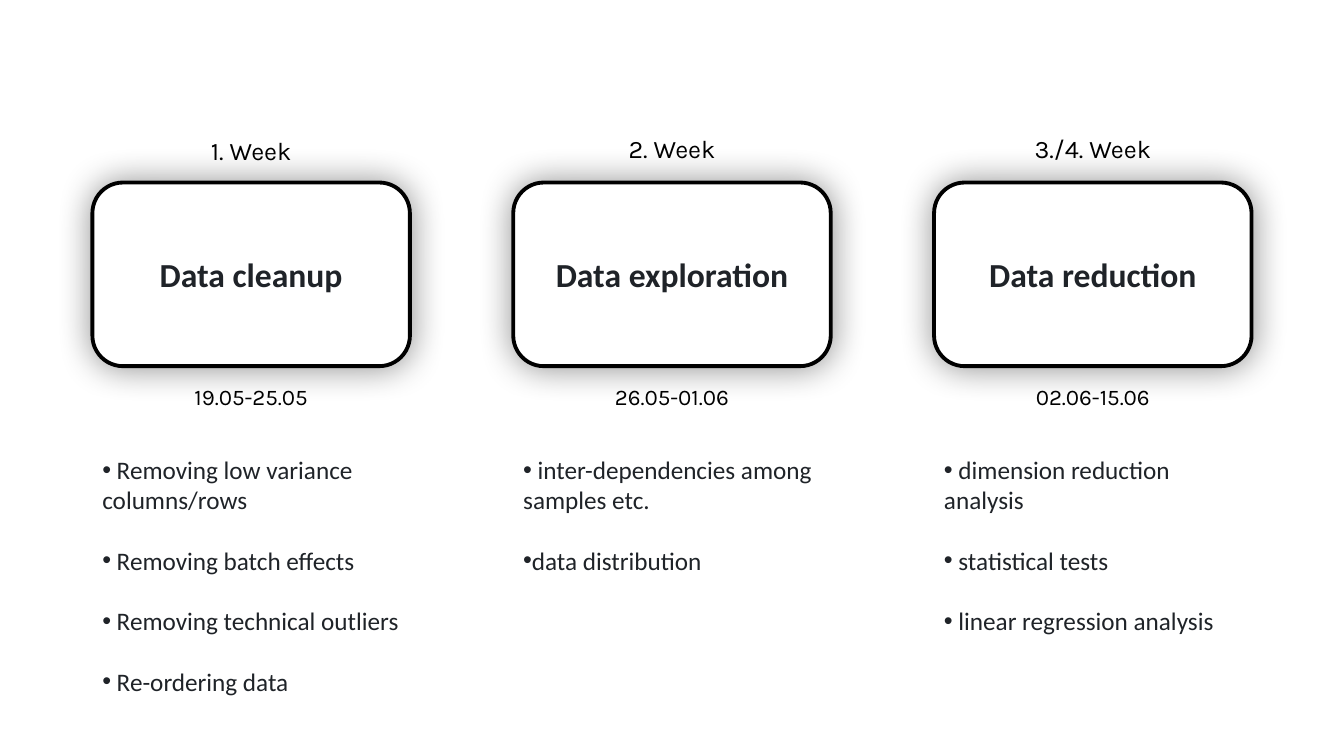
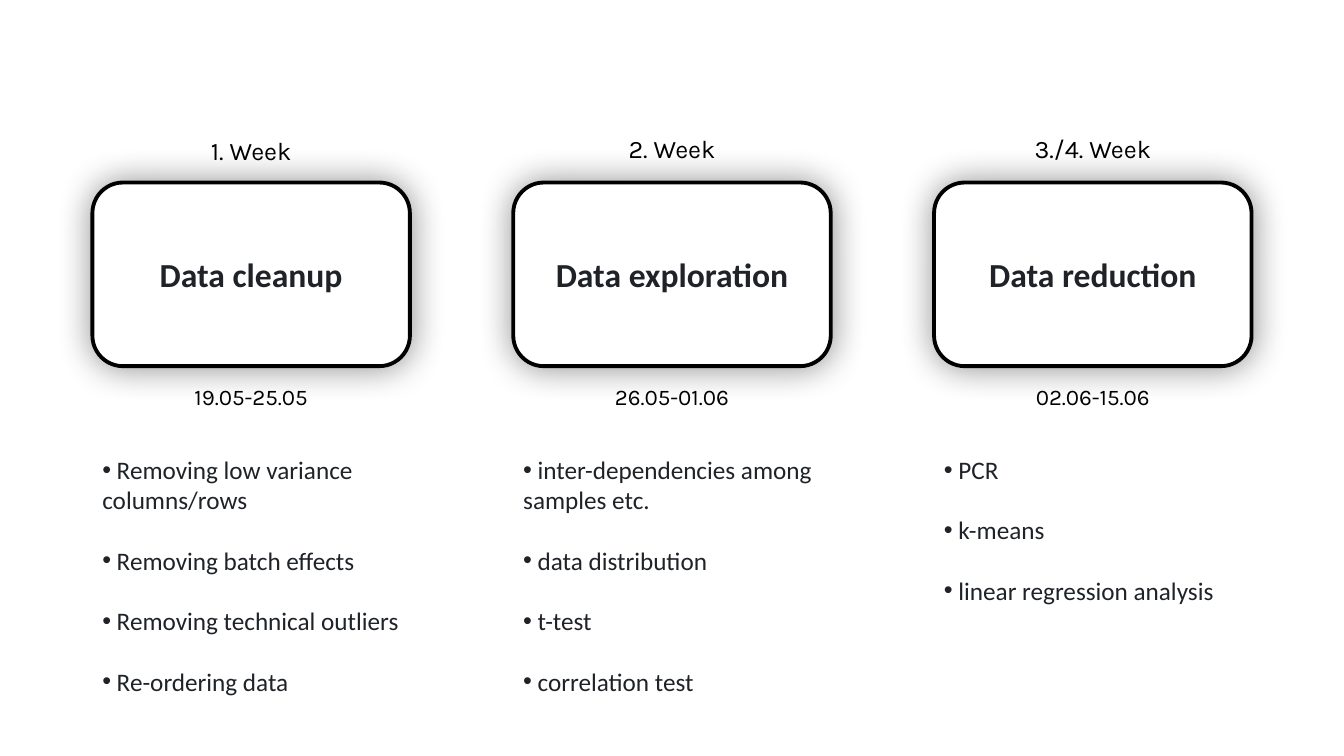
Before and after one commit to MichelaPozzi/2025-topic-03-group-01, a slide deck: slide 5 of Project Proposal Ben.pptx. Drawn at 1344x756 pixels with LibreOffice and Linux fonts; fonts in the diff are those of the drawing. Boxes give left, top, right and bottom in pixels: in the first picture for what was removed or moved away, otherwise in the second. Text is boxed around its words. In the diff, an @@ line names an element or a change of style, - is before the commit and + after.

```diff
--- a/Project Proposal Ben.pptx
+++ b/Project Proposal Ben.pptx
@@ text at <box>958,462,1044,539</box>: text changed @@
-• dimension reduction analysis
-• statistical tests
+• PCR
+• k-means
@@ text at <box>538,614,694,691</box>: paragraphs added @@
+• t-test
+• correlation test
```
Also in this commit, not shown: 2 slides added, 3 other files.
